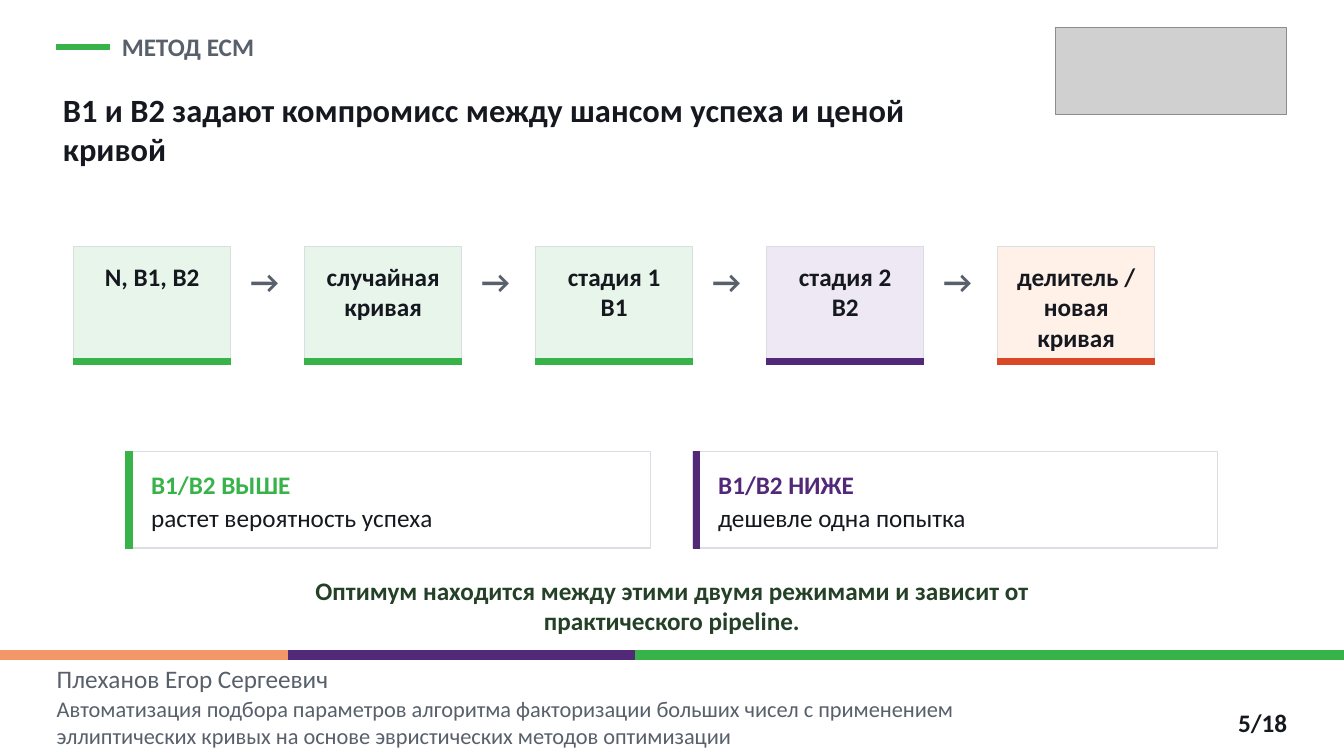
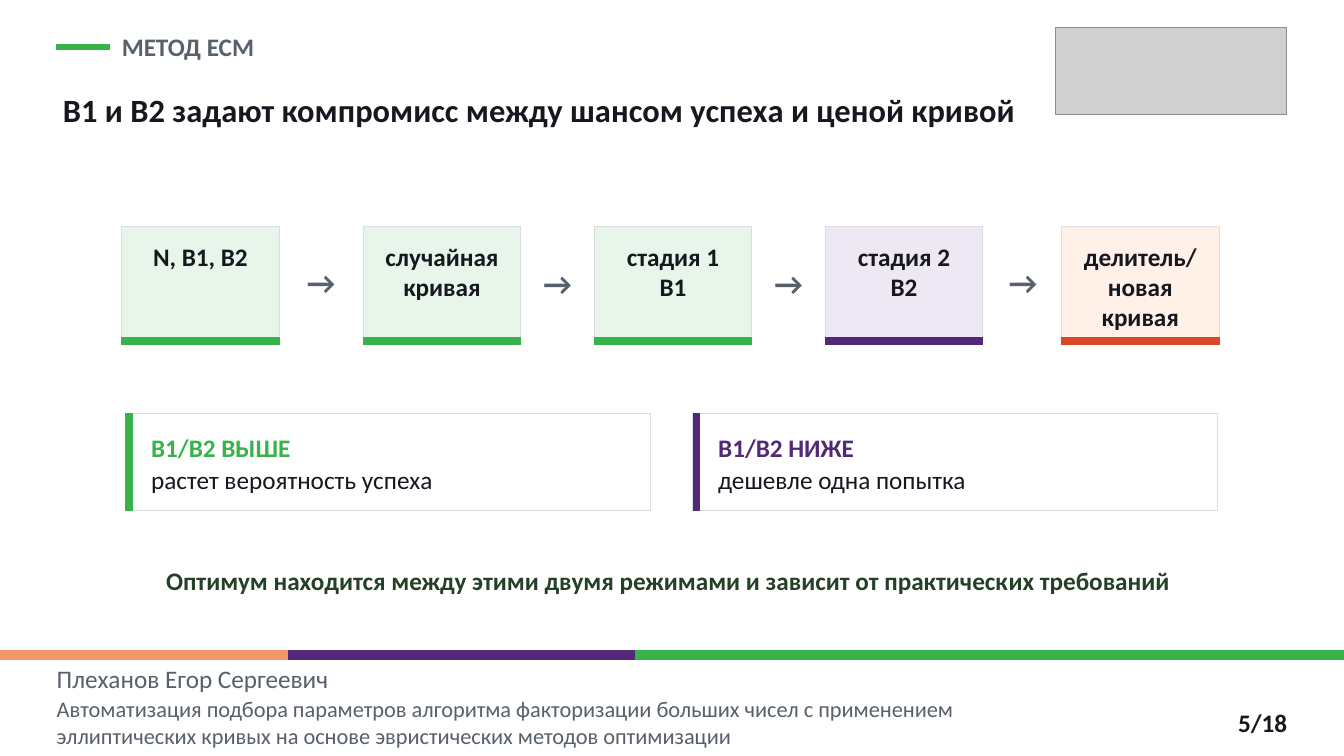
Before and after one commit to EgorPlehanov/ecm-evolutionary-optimization, a slide deck: slide 5 of REPORTS/06_thesis_defense_presentation/Plekhanov_thesis_defense_ECM_parameter_optimization_polytech.pptx. Drawn at 1344x756 pixels with LibreOffice and Linux fonts; fonts in the diff are those of the drawing; grey boxes stand for pictures. Boxes give left, top, right and bottom in pixels: in the first picture for what was removed or moved away, otherwise in the second. Text is boxed around its words. In the diff, an @@ line names an element or a change of style, - is before the commit and + after.

```diff
--- a/REPORTS/06_thesis_defense_presentation/Plekhanov_thesis_defense_ECM_parameter_optimization_polytech.pptx
+++ b/REPORTS/06_thesis_defense_presentation/Plekhanov_thesis_defense_ECM_parameter_optimization_polytech.pptx
@@ text "B1 и B2 задают компромисс ..." rewrapped from <box>63,100,904,166</box> to <box>63,100,1014,128</box> @@
@@ rectangle: place and size @@
-rectangle at <box>74,247,231,365</box>
+rectangle at <box>122,227,279,345</box>
@@ text "N, B1, B2": place and size @@
-text "N, B1, B2" at <box>105,269,200,289</box>
+text "N, B1, B2" at <box>153,249,248,269</box>
@@ text "→": place and size @@
-text "→" at <box>236,262,292,304</box>
+text "→" at <box>293,263,350,306</box>
@@ text "→": place and size @@
-text "→" at <box>468,262,524,304</box>
+text "→" at <box>529,264,586,307</box>
@@ text "→": place and size @@
-text "→" at <box>699,262,755,304</box>
+text "→" at <box>760,264,817,307</box>
@@ text "→": place and size @@
-text "→" at <box>930,262,986,304</box>
+text "→" at <box>995,263,1052,306</box>
@@ text at <box>1084,248,1197,270</box>: spaces changed @@
-делитель /
+делитель/
@@ rectangle: place and size @@
-rectangle at <box>74,358,231,364</box>
+rectangle at <box>122,338,279,344</box>
@@ 6 rectangles, 3 texts: place and size @@
-6 rectangles, 3 texts at <box>304,247,924,365</box>
+6 rectangles, 3 texts at <box>363,227,983,345</box>
@@ 2 rectangles, 1 text: place and size @@
-2 rectangles, 1 text at <box>998,247,1155,365</box>
+2 rectangles, 1 text at <box>1062,227,1219,345</box>
@@ 4 rectangles, 2 texts: place and size @@
-4 rectangles, 2 texts at <box>126,452,1219,548</box>
+4 rectangles, 2 texts at <box>126,414,1219,511</box>
@@ text "растет вероятность успеха": place and size @@
-text "растет вероятность успеха" at <box>151,514,432,531</box>
+text "растет вероятность успеха" at <box>151,476,432,493</box>
@@ text "дешевле одна попытка": place and size @@
-text "дешевле одна попытка" at <box>718,514,965,531</box>
+text "дешевле одна попытка" at <box>718,476,965,493</box>
@@ text at <box>166,572,1170,594</box>: text changed @@
-Оптимум находится между этими двумя режимами и зависит от практического pipeline.
+Оптимум находится между этими двумя режимами и зависит от практических требований
```
Also in this commit, not shown: 10 other slides changed, 3 other files.
